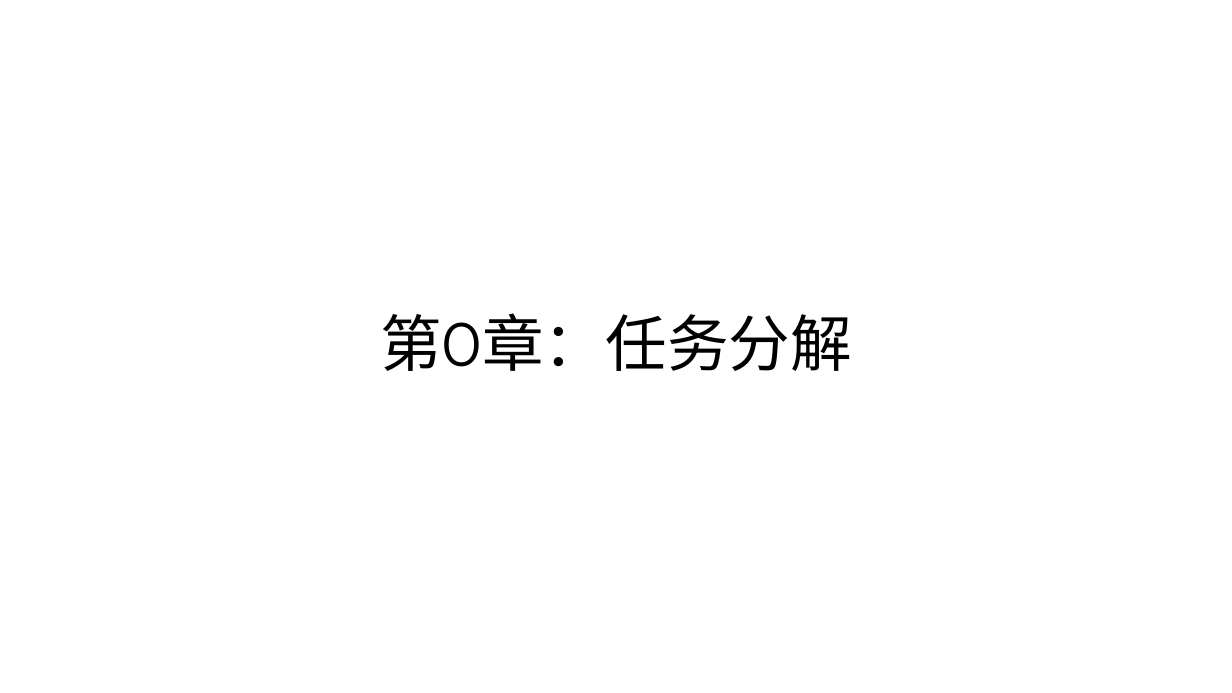
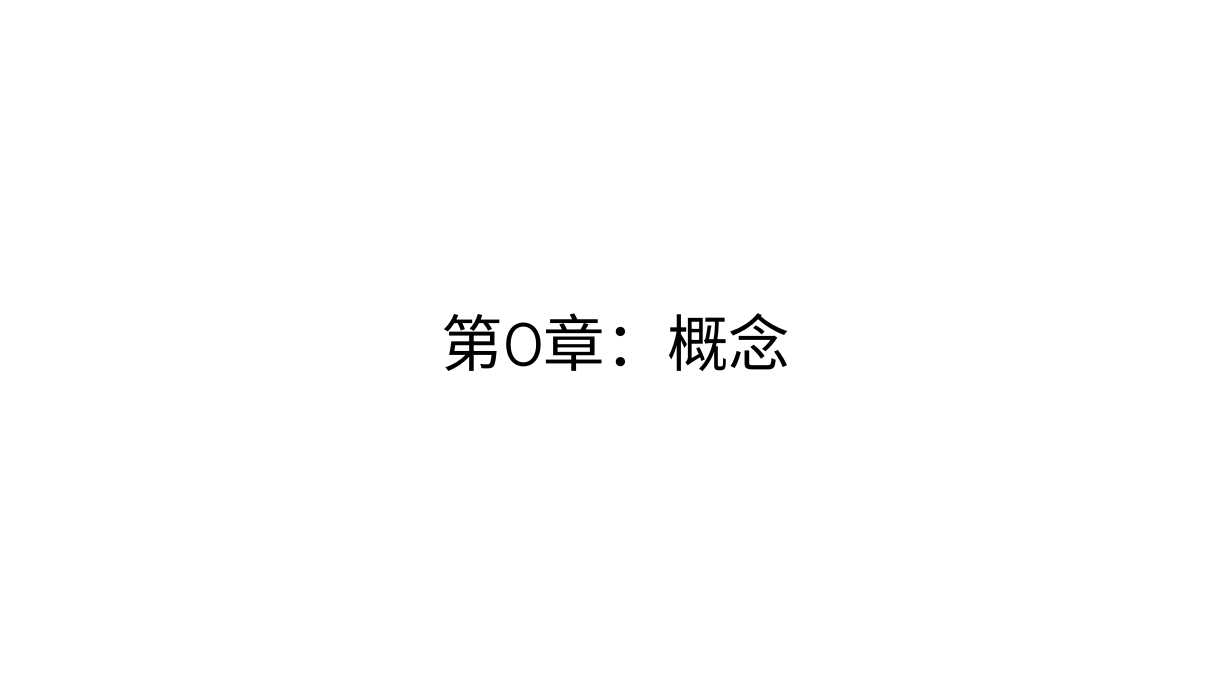
Before and after one commit to parallel101/course, a slide deck: slide 3 of 06/slides.pptx (slide 6 before the commit). Drawn at 1232x693 pixels with LibreOffice and Linux fonts; fonts in the diff are those of the drawing. Boxes give left, top, right and bottom in pixels: in the first picture for what was removed or moved away, otherwise in the second. Text is boxed around its words. In the diff, an @@ line names an element or a change of style, - is before the commit and + after.

```diff
--- a/06/slides.pptx
+++ b/06/slides.pptx
@@ title at (x1=442, y1=313, x2=791, y2=371): text changed @@
-第0章：任务分解
+第0章：概念
```
Also in this commit, not shown: 1 other slide changed, 4 slides added, 1 slide removed, 12 other files.
